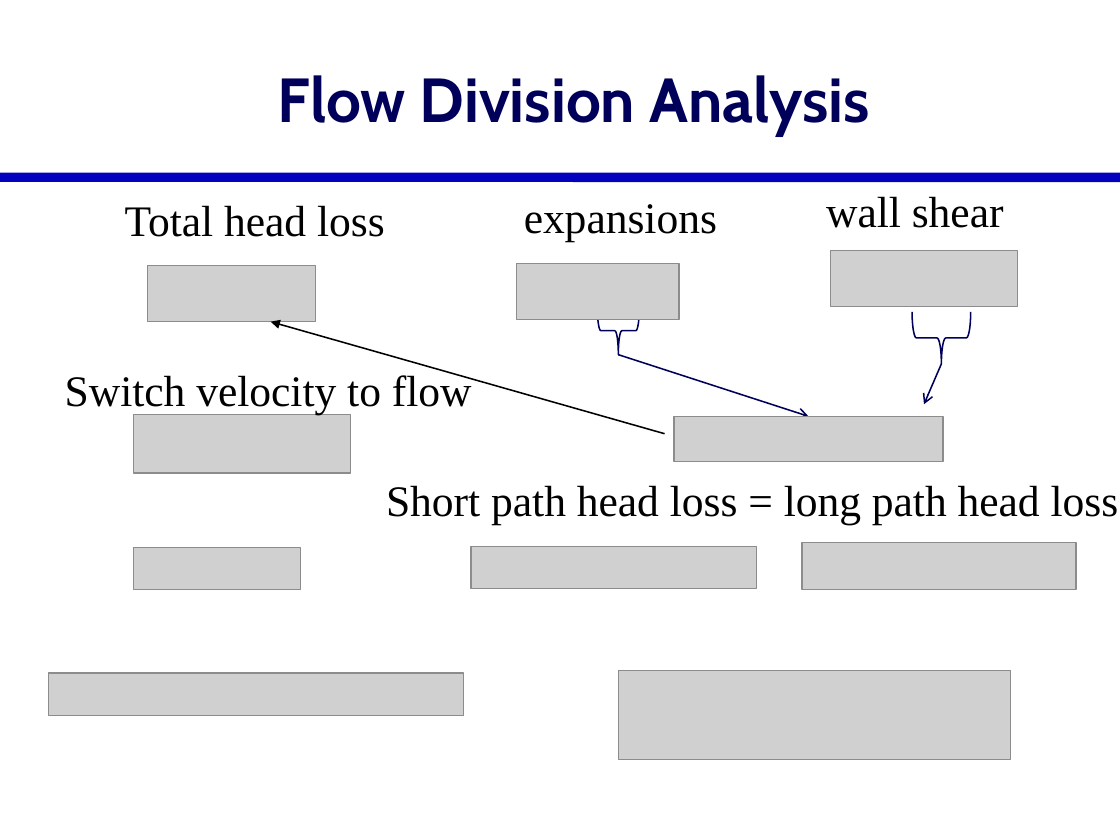
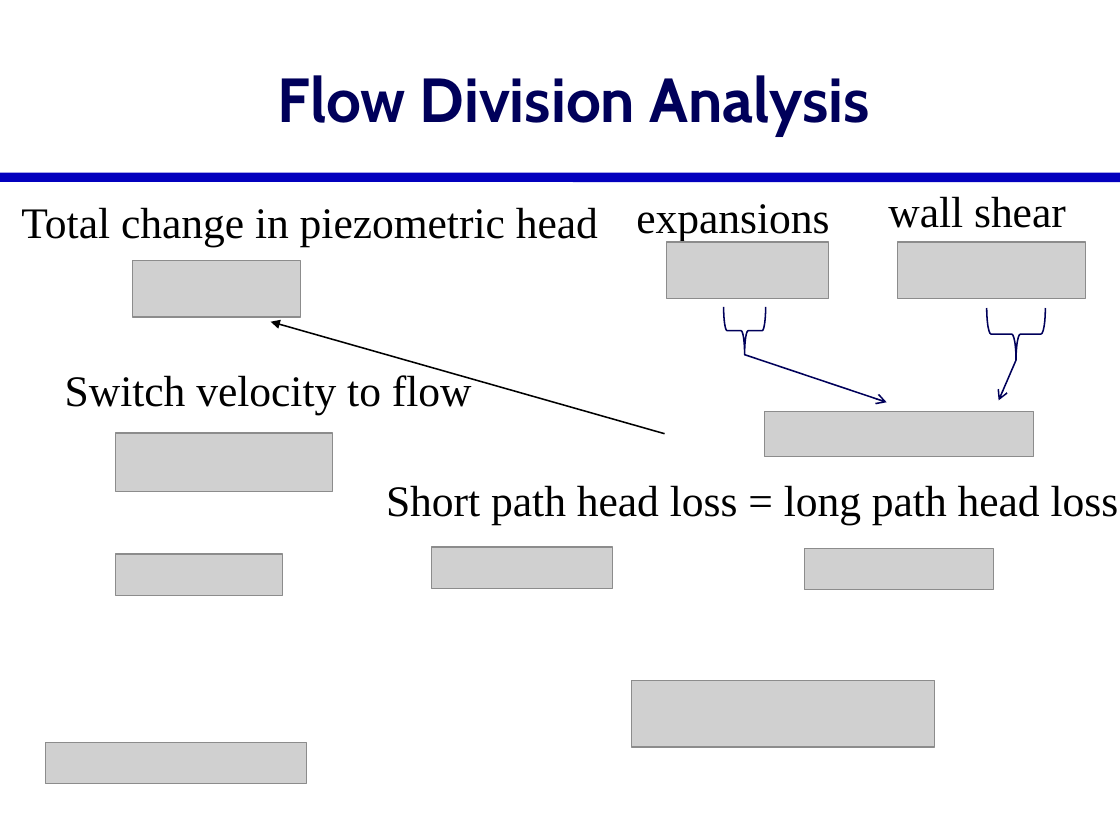
Before and after one commit to AguaClara/SWOT, a slide deck: slide 57 of Lectures/In Class/Manifolds.pptx (slide 4 before the commit). Drawn at 1120x840 pixels with LibreOffice and Linux fonts; fonts in the diff are those of the drawing; grey boxes stand for pictures. Boxes give left, top, right and bottom in pixels: in the first picture for what was removed or moved away, otherwise in the second. Text is boxed around its words. In the diff, an @@ line names an element or a change of style, - is before the commit and + after.

```diff
--- a/Lectures/In Class/Manifolds.pptx
+++ b/Lectures/In Class/Manifolds.pptx
@@ text "wall shear": place and size @@
-text "wall shear" at bbox=[826, 196, 1004, 228]
+text "wall shear" at bbox=[888, 196, 1066, 228]
@@ text at bbox=[21, 207, 598, 246]: text changed @@
-Total head loss
+Total change in piezometric head
@@ text "expansions": place and size @@
-text "expansions" at bbox=[524, 204, 717, 242]
+text "expansions" at bbox=[636, 204, 829, 242]
@@ picture: place and size @@
-picture at bbox=[148, 265, 315, 321]
+picture at bbox=[133, 261, 300, 317]
@@ picture: place and size @@
-picture at bbox=[517, 263, 680, 319]
+picture at bbox=[666, 242, 829, 298]
@@ picture: place and size @@
-picture at bbox=[830, 250, 1017, 306]
+picture at bbox=[898, 242, 1085, 298]
@@ left brace: place and size @@
-left brace at bbox=[598, 307, 640, 356]
+left brace at bbox=[723, 307, 766, 356]
@@ left brace: place and size @@
-left brace at bbox=[912, 312, 970, 365]
+left brace at bbox=[987, 307, 1046, 360]
@@ arrow moved from (618, 355) - (809, 417) to (745, 355) - (887, 402) @@
@@ arrow moved from (942, 364) - (924, 404) to (1016, 361) - (999, 401) @@
@@ picture: place and size @@
-picture at bbox=[674, 417, 943, 461]
+picture at bbox=[765, 411, 1034, 456]
@@ picture: place and size @@
-picture at bbox=[133, 414, 349, 473]
+picture at bbox=[115, 433, 332, 492]
@@ picture: place and size @@
-picture at bbox=[133, 548, 300, 589]
+picture at bbox=[115, 554, 282, 596]
@@ picture added at bbox=[431, 547, 613, 588] @@
@@ picture removed at bbox=[472, 547, 757, 588] @@
@@ picture: place and size @@
-picture at bbox=[802, 543, 1076, 589]
+picture at bbox=[804, 549, 993, 590]
@@ picture removed at bbox=[49, 673, 464, 716] @@
@@ picture: place and size @@
-picture at bbox=[618, 671, 1010, 760]
+picture at bbox=[632, 680, 935, 747]
@@ picture added at bbox=[46, 743, 307, 784] @@
```
Also in this commit, not shown: 17 other slides changed, 11 slides added, 4 other files.
